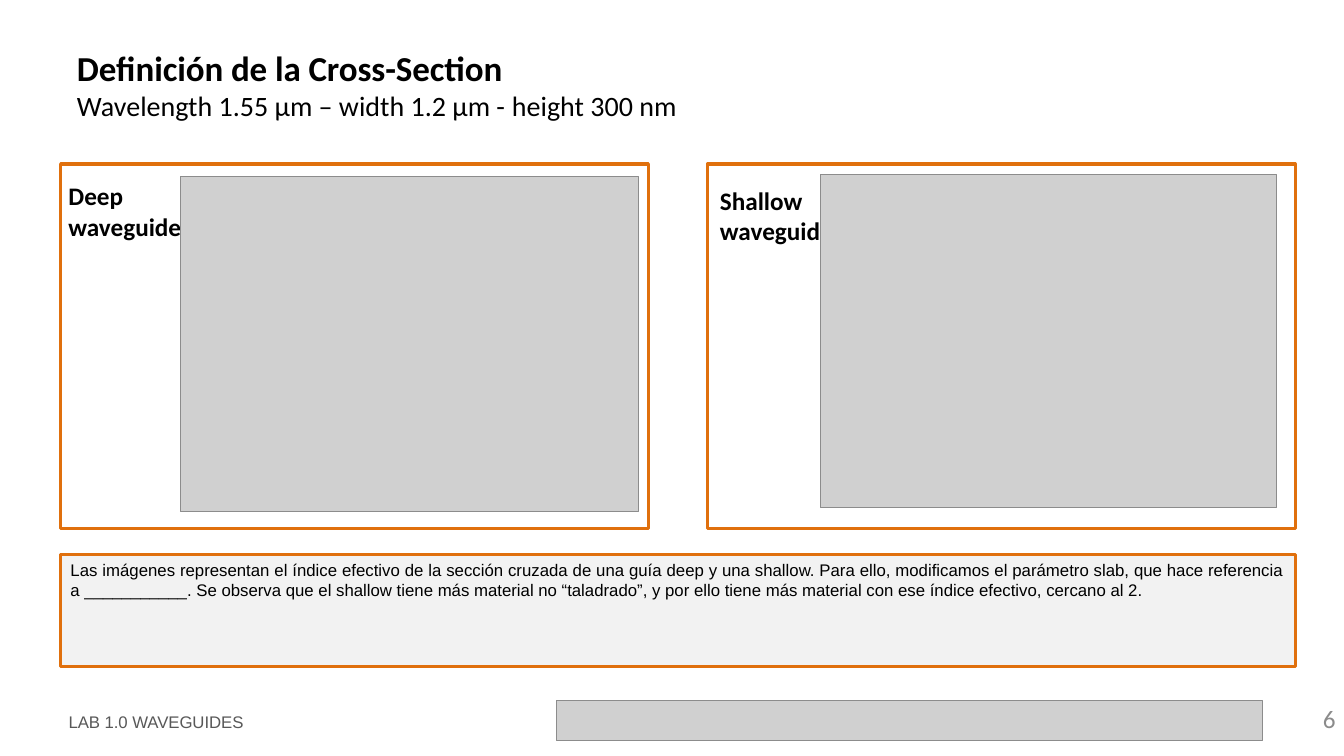
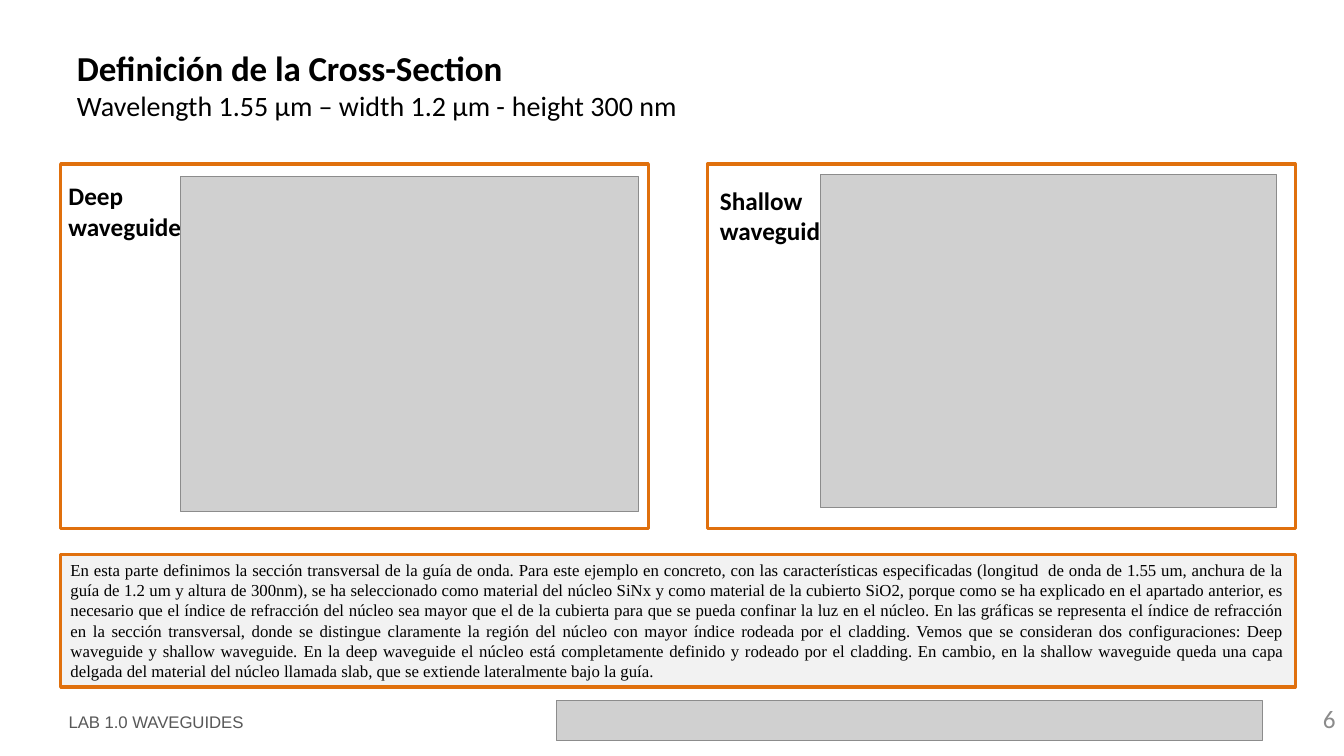
Before and after one commit to miiraandaa/cifoin-lab1, a slide deck: slide 6 of LabBook_10.pptx. Drawn at 1344x756 pixels with LibreOffice and Linux fonts; fonts in the diff are those of the drawing; grey boxes stand for pictures; background and template pictures are left out. Boxes give left, top, right and bottom in pixels: in the first picture for what was removed or moved away, otherwise in the second. Text is boxed around its words. In the diff, an @@ line names an element or a change of style, - is before the commit and + after.

```diff
--- a/LabBook_10.pptx
+++ b/LabBook_10.pptx
@@ rectangle "En esta parte definimos la ...": place and size @@
-rectangle "En esta parte definimos la ..." at bbox=[60, 555, 1296, 666]
+rectangle "En esta parte definimos la ..." at bbox=[60, 555, 1296, 687]
@@ text in rectangle at bbox=[70, 564, 1283, 681]: text changed; font Arial to Times New Roman @@
-Las imágenes representan el índice efectivo de la sección cruzada de una guía deep y una shallow. Para ello, modificamos el parámetro slab, que hace referencia a ___________. Se observa que el shallow tiene más material no “taladrado”, y por ello tiene más material con ese índice efectivo, cercano al 2.
+En esta parte definimos la sección transversal de la guía de onda. Para este ejemplo en concreto, con las características especificadas (longitud de onda de 1.55 um, anchura de la guía de 1.2 um y altura de 300nm), se ha seleccionado como material del núcleo SiNx y como material de la cubierto SiO2, porque como se ha explicado en el apartado anterior, es necesario que el índice de refracción del núcleo sea mayor que el de la cubierta para que se pueda confinar la luz en el núcleo. En las gráficas se representa el índice de refracción en la sección transversal, donde se distingue claramente la región del núcleo con mayor índice rodeada por el cladding. Vemos que se consideran dos configuraciones: Deep waveguide y shallow waveguide. En la deep waveguide el núcleo está completamente definido y rodeado por el cladding. En cambio, en la shallow waveguide queda una capa delgada del material del núcleo llamada slab, que se extiende lateralmente bajo la guía.
```
Also in this commit, not shown: 8 other slides changed, 6 slides added, 1 slide removed, 2 other files.
